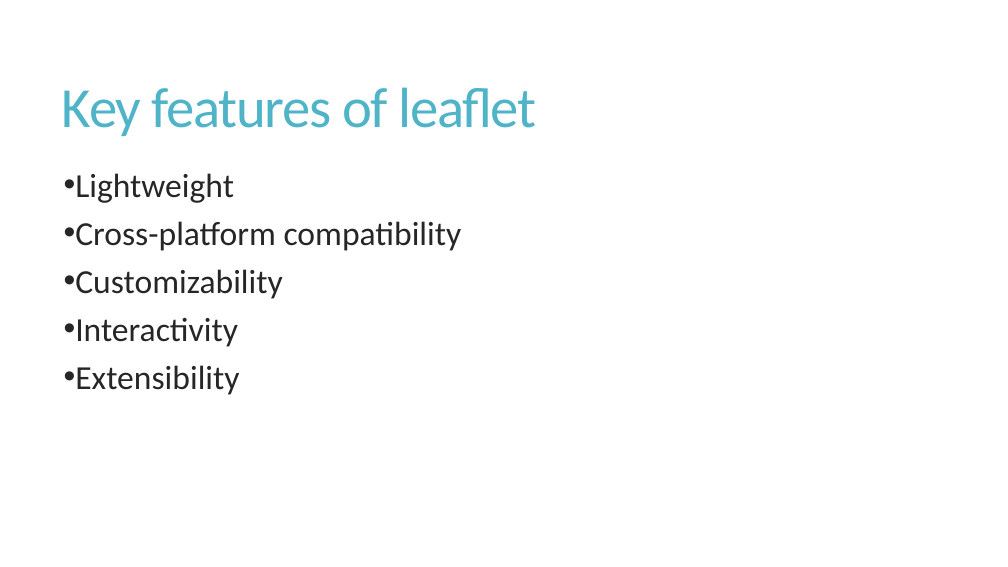
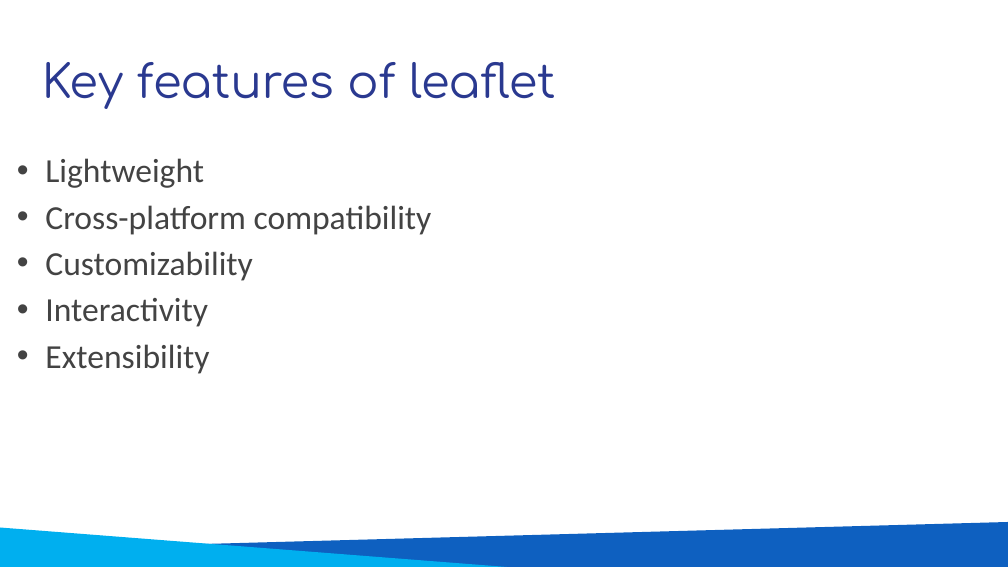
Before and after one commit to dashappgeo/geowebapp, a slide deck: slide 4 of L06_IntroductionToWebMappingWIthLeaflet.pptx. Drawn at 1008x567 pixels with LibreOffice and Linux fonts; fonts in the diff are those of the drawing. Boxes give left, top, right and bottom in pixels: in the first picture for what was removed or moved away, otherwise in the second. Text is boxed around its words. In the diff, an @@ line names an element or a change of style, - is before the commit and + after.

```diff
--- a/L06_IntroductionToWebMappingWIthLeaflet.pptx
+++ b/L06_IntroductionToWebMappingWIthLeaflet.pptx
@@ title "Key features of leaflet": place and size @@
-title "Key features of leaflet" at <box>62,87,536,136</box>
+title "Key features of leaflet" at <box>42,62,556,109</box>
@@ title "Key features of leaflet" at <box>42,62,556,109</box>: size 54 to 44 pt, font Calibri to Comfortaa, text colour #50B4C8 to #2A3990, letter spacing -1.2 to 0 pt; line spacing 0.85 to 1; vertical alignment middle to top @@
@@ text "Lightweight": place and size @@
-text "Lightweight" at <box>75,173,462,395</box>
+text "Lightweight" at <box>45,158,432,374</box>
@@ text "Lightweight" at <box>45,158,432,374</box>: text colour #262626 to #434343; indent changed; line spacing 0.85 to 1.15; less space between paragraphs @@
@@ freeform shape added at <box>0,528,524,567</box>, fill #00AFEF @@
@@ freeform shape added at <box>2,522,1008,567</box>, fill #0E60C0 @@
```
Also in this commit, not shown: 9 other slides changed.
